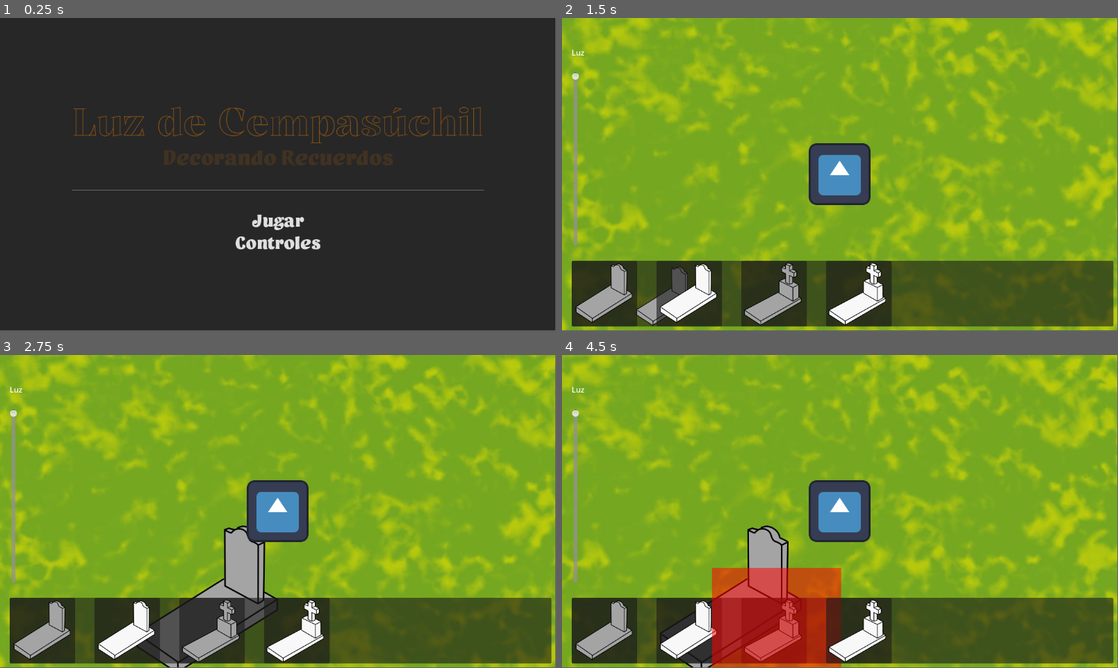
Above: before the commit, frames 1-4 (two rows, left to right).
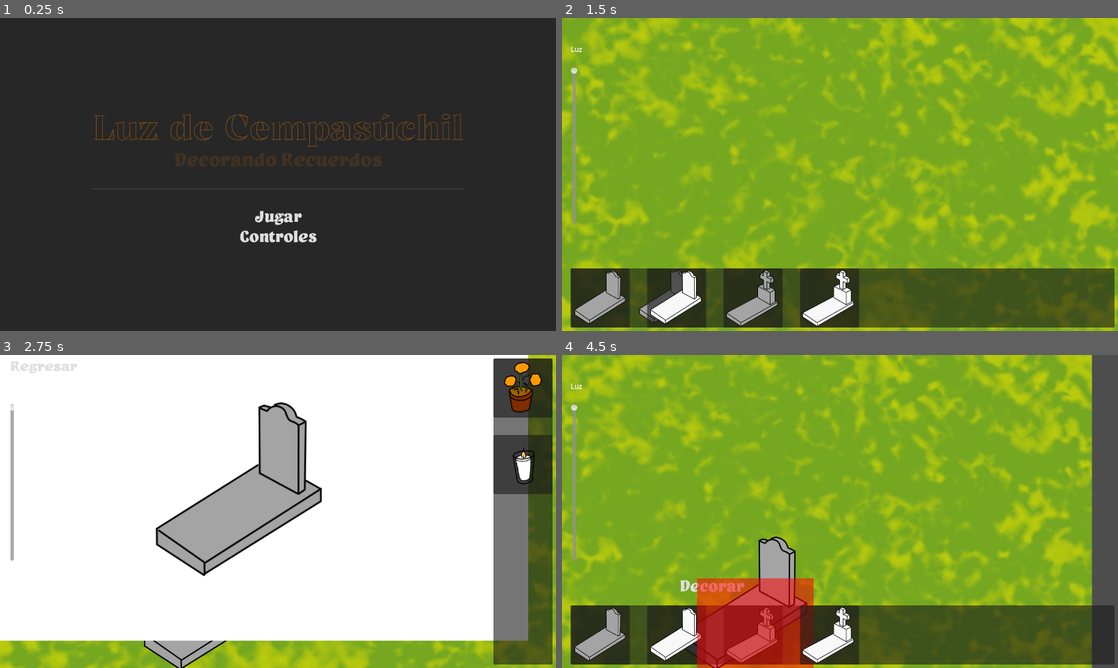
Above: after the commit, the same moments.

Repository: M0G1WARA/game-jam-2025
Game: Godot game, scene res://Scenes/MainMenu/main_menu.tscn
Same seed, same stepped clock (60 frames per second), same inputs: the game is played once before the commit and once after it. The engine's default icon, where the game draws it, is replaced by a stand-in: a white triangle on a blue panel in a dark square.
Inputs (mouse positions are in pixels of both pictures, inside the frame that each line leads up to):
- Up to frame 1 (0.25 s): no input
- Up to frame 2 (1.5 s): click "Jugar" at 0.5 s; tap Enter (ui_accept) at 1.25 s; drag from (606, 293) to (773, 296) at 1.27 s
- Up to frame 3 (2.75 s): click (177, 586) at 2 s, where only the run after the commit has a clickable "Decorar"
- Up to frame 4 (4.5 s): click (606, 367) at 2.75 s, where only the run after the commit has a clickable "Regresar"; tap Enter (ui_accept) at 3.5 s; drag from (689, 630) to (856, 633) at 3.52 s; move the mouse to (773, 630) at 4.27 s; hold Right (ui_right) from 4.28 s (still down); hold Enter (ui_accept) from 4.28 s (still down); click (773, 630) at 4.42 s
The window is 799x449 before the commit and 800x450 after it. Grey fills any space a smaller window leaves; there, only what the larger window draws over its background counts as a difference.

The runs differ from the first frame. In frame 1, 3.3% of the frame differs, in the area x 12-87%, y 28-74%; in frame 2, 30%; in frame 3, 96%, in the area x 0-100%, y 0-100%; in frame 4, 34%.
Error after the commit: Attempt to call function 'toogle_camera' in base 'null instance' on a null instance. (res://Scenes/Decoration/decoration.gd:46)

Commit message:
Refactor Camera

Diff:
--- /dev/null
+++ b/Scenes/Camera/camera.gd
@@ -0,0 +1,24 @@
+extends Camera2D
+
+@export var move_speed: float = 300.0
+@export var zoom_speed: float = 0.1
+@export var min_zoom: Vector2 = Vector2(0.5, 0.5)
+@export var max_zoom: Vector2 = Vector2(4.0, 4.0)
+
+func _process(delta):
+	var input_dir = Vector2.ZERO
+
+	input_dir.x = Input.get_action_strength("ui_right") - Input.get_action_strength("ui_left")
+	input_dir.y = Input.get_action_strength("ui_down") - Input.get_action_strength("ui_up")
+	input_dir = input_dir.normalized()
+
+	position += input_dir * move_speed * delta
+
+func _input(event):
+	if event is InputEventMouseButton:
+		if event.button_index == MOUSE_BUTTON_WHEEL_UP:
+			zoom += Vector2(zoom_speed, zoom_speed)
+		elif event.button_index == MOUSE_BUTTON_WHEEL_DOWN:
+			zoom -= Vector2(zoom_speed, zoom_speed)
+
+	zoom = zoom.clamp(min_zoom, max_zoom)
--- /dev/null
+++ b/Scenes/Camera/camera.tscn
@@ -0,0 +1,7 @@
+[gd_scene load_steps=2 format=3 uid="uid://cpcbca33vrota"]
+
+[ext_resource type="Script" uid="uid://b6hdi8lqe5f2h" path="res://Scenes/Camera/camera.gd" id="1_wmbm5"]
+
+[node name="Camera" type="Camera2D"]
+offset = Vector2(640, 360)
+script = ExtResource("1_wmbm5")
--- a/Scenes/Game/game.tscn
+++ b/Scenes/Game/game.tscn
@@ -1,11 +1,11 @@
 [gd_scene load_steps=7 format=3 uid="uid://bdqck0axfiww1"]
 
-[ext_resource type="PackedScene" uid="uid://bihjijnjdiowc" path="res://Scenes/Player/player.tscn" id="1_mv0hc"]
 [ext_resource type="Script" uid="uid://bvjlmy4upx3gl" path="res://Scenes/Game/game.gd" id="1_qikps"]
 [ext_resource type="PackedScene" uid="uid://d0v2ab5c0mnge" path="res://Scenes/HUD/hud.tscn" id="2_qxfds"]
 [ext_resource type="PackedScene" uid="uid://c0a6tiepq1tuq" path="res://Scenes/Decoration/decoration.tscn" id="4_i1e5p"]
 [ext_resource type="Texture2D" uid="uid://c4xr4w47mu0xy" path="res://Assets/Images/bg.jpg" id="5_ciybh"]
 [ext_resource type="AudioStream" uid="uid://dxvbmpst1up3p" path="res://Music/black-box-cozy-forest-122347.mp3" id="6_flgk0"]
+[ext_resource type="PackedScene" uid="uid://cpcbca33vrota" path="res://Scenes/Camera/camera.tscn" id="6_vifcx"]
 
 [node name="Game" type="Node2D"]
 script = ExtResource("1_qikps")
@@ -22,9 +22,6 @@
 
 [node name="Node2D" type="Node2D" parent="."]
 
-[node name="Player" parent="." instance=ExtResource("1_mv0hc")]
-position = Vector2(596, 358)
-
 [node name="Decoration" parent="." instance=ExtResource("4_i1e5p")]
 visible = false
 
@@ -34,5 +31,7 @@
 
 [node name="AudioStreamPlayer2D" type="AudioStreamPlayer2D" parent="."]
 stream = ExtResource("6_flgk0")
-volume_db = -10.0
+volume_db = -20.0
 autoplay = true
+
+[node name="Camera" parent="." instance=ExtResource("6_vifcx")]
--- a/Scenes/Grave/grave.gd
+++ b/Scenes/Grave/grave.gd
@@ -1,31 +1,27 @@
 extends StaticBody2D
 
 
-var player_inside := false
 var object_id: int
 
 func _ready():
 	object_id = Global.get_new_id()
 
-func _on_area_2d_body_entered(body):
-	if body is CharacterBody2D:
-		$Label.show()
-		player_inside = true
-
-
-func _on_area_2d_body_exited(body):
-	if body is CharacterBody2D:
-		$Label.hide()
-		player_inside = false
-
-
-func _input(event):
-	if event.is_action_pressed("ui_accept") and player_inside:
-		var data = {"id": object_id, "frame_id" : $Graves.frame }
-		get_parent().get_parent().decoration_show(data)
 
 func assign_image_by_id(texture_id: int):
 	if texture_id <= 4:
 		$Graves.frame = texture_id
 	else:
 		print("Error: ID de textura '", texture_id, "' fuera de rango.")
+
+
+func _on_button_pressed():
+	var data = {"id": object_id, "frame_id" : $Graves.frame }
+	get_parent().get_parent().decoration_show(data)
+
+
+func _on_area_2d_mouse_entered():
+	$Button.show()
+
+
+func _on_area_2d_mouse_exited():
+	$Button.hide()
--- a/Scenes/Grave/grave.tscn
+++ b/Scenes/Grave/grave.tscn
@@ -11,6 +11,8 @@
 
 [sub_resource type="CircleShape2D" id="CircleShape2D_hnudw"]
 radius = 16.0
+
+[sub_resource type="StyleBoxEmpty" id="StyleBoxEmpty_jjkqu"]
 
 [node name="Grave" type="StaticBody2D"]
 script = ExtResource("1_hnudw")
@@ -42,7 +44,6 @@
 text = "Decorar"
 
 [node name="Area2D2" type="Area2D" parent="."]
-visible = false
 collision_layer = 2
 collision_mask = 0
 
@@ -50,5 +51,17 @@
 scale = Vector2(16, 16)
 shape = SubResource("CircleShape2D_hnudw")
 
-[connection signal="body_entered" from="Area2D" to="." method="_on_area_2d_body_entered"]
-[connection signal="body_exited" from="Area2D" to="." method="_on_area_2d_body_exited"]
+[node name="Button" type="Button" parent="."]
+offset_left = -157.0
+offset_top = -127.0
+offset_bottom = -85.0
+theme_override_colors/font_hover_color = Color(0.92941177, 0.4862745, 0, 1)
+theme_override_fonts/font = ExtResource("3_jjkqu")
+theme_override_font_sizes/font_size = 40
+theme_override_styles/hover = SubResource("StyleBoxEmpty_jjkqu")
+text = "Decorar"
+flat = true
+
+[connection signal="mouse_entered" from="Area2D" to="." method="_on_area_2d_mouse_entered"]
+[connection signal="mouse_exited" from="Area2D" to="." method="_on_area_2d_mouse_exited"]
+[connection signal="pressed" from="Button" to="." method="_on_button_pressed"]
--- a/Scenes/MainMenu/main_menu.tscn
+++ b/Scenes/MainMenu/main_menu.tscn
@@ -140,7 +140,7 @@
 
 [node name="AudioStreamPlayer2D" type="AudioStreamPlayer2D" parent="."]
 stream = ExtResource("4_0qgbs")
-volume_db = -10.0
+volume_db = -20.0
 autoplay = true
 
 [node name="AnimationPlayer" type="AnimationPlayer" parent="."]
--- a/project.godot
+++ b/project.godot
@@ -13,12 +13,18 @@
 config/name="GameJam2025"
 run/main_scene="uid://gqlnxp4hi0je"
 config/features=PackedStringArray("4.5", "GL Compatibility")
+boot_splash/show_image=false
 config/icon="res://icon.svg"
 
 [autoload]
 
 Global="*res://Global/Global.gd"
 
+[display]
+
+window/size/viewport_width=1280
+window/size/viewport_height=720
+
 [rendering]
 
 renderer/rendering_method="gl_compatibility"
Not shown, added: Scenes/Camera/camera.gd.uid
Not shown: 1 places in Scenes/Grave/grave.tscn that only renumber resources
